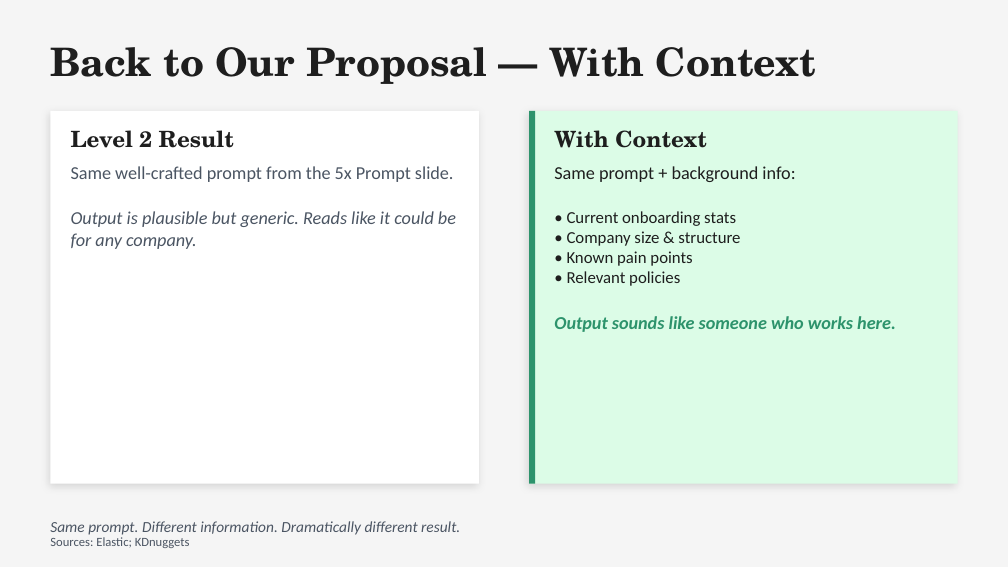
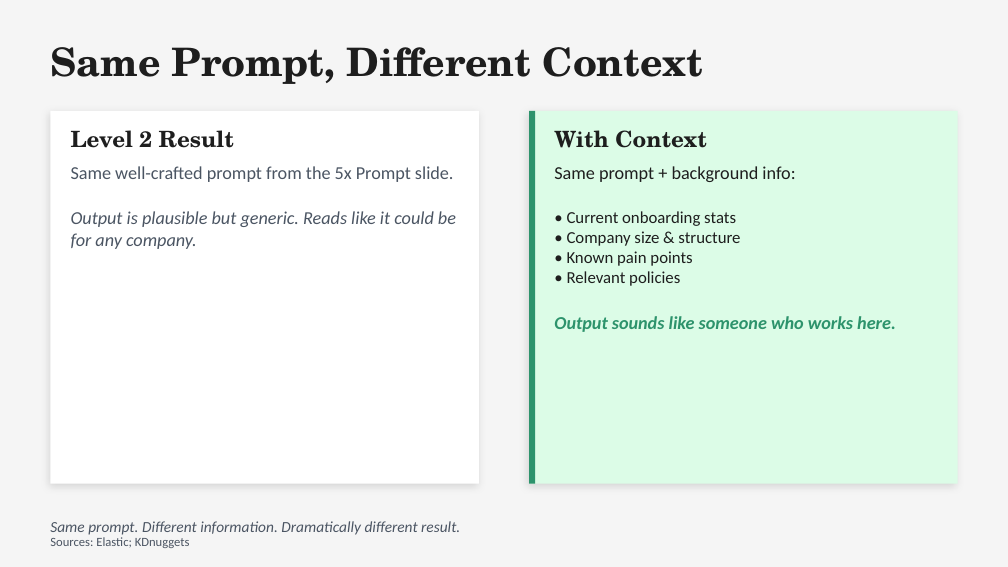
Before and after one commit to michaelengland/ai-best-practices, a slide deck: slide 22 of Getting-Agents-to-Give-Up-Their-Secrets.pptx (slide 24 before the commit). Drawn at 1008x567 pixels with LibreOffice and Linux fonts; fonts in the diff are those of the drawing. Boxes give left, top, right and bottom in pixels: in the first picture for what was removed or moved away, otherwise in the second. Text is boxed around its words. In the diff, an @@ line names an element or a change of style, - is before the commit and + after.

```diff
--- a/Getting-Agents-to-Give-Up-Their-Secrets.pptx
+++ b/Getting-Agents-to-Give-Up-Their-Secrets.pptx
@@ text at (50,47,703,84): text changed @@
-Back to Our Proposal — With Context
+Same Prompt, Different Context
```
Also in this commit, not shown: 17 other slides changed, 4 slides added, 7 slides removed, 3 other files.
